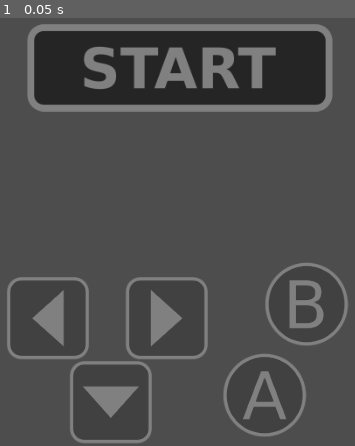
Above: before the commit, frame 1.
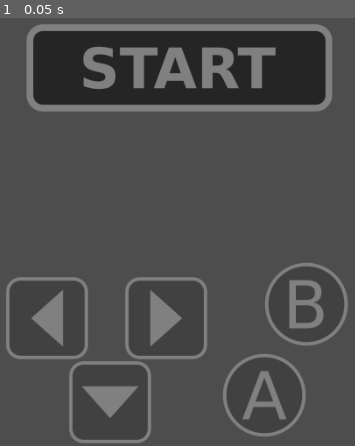
Above: after the commit, the same moment.

Repository: endy128/tetris2
Game: Godot game, scene res://board.tscn
The game is run twice, just before and just after one commit, with the same random seed, the same clock (stepped at 60 frames per second) and the same inputs.
Inputs:
- Up to frame 1 (0.05 s): no input

The runs differ from the first frame. In frame 1, 0.9% of the frame differs, in the area x 1-86%, y 2-99%.

Commit message:
add app icons

Diff:
--- a/board.gd
+++ b/board.gd
@@ -1,4 +1,6 @@
 extends Node2D
+
+signal board_ready
 
 const DEBUG = 0
 
@@ -93,8 +95,12 @@
 # intro switch
 var intro_old_state = false
 
+
 # Called when the node enters the scene tree for the first time.
 func _ready():
+	print("COL: ", + COLUMNS)
+	print("ROW: ", + ROWS)
+	board_ready.emit()
 	pass
 
 func game_over():
--- a/board.tscn
+++ b/board.tscn
@@ -98,4 +98,5 @@
 texture_normal = ExtResource("14_1c13p")
 shape = SubResource("RectangleShape2D_6nacf")
 
+[connection signal="board_ready" from="board" to="shape" method="_on_board_ready"]
 [connection signal="pressed" from="controls/start_button" to="board" method="_on_touch_screen_button_pressed"]
--- a/project.godot
+++ b/project.godot
@@ -19,8 +19,9 @@
 
 window/size/viewport_width=412
 window/size/viewport_height=914
-window/size/mode=3
-window/stretch/mode="canvas_items"
+window/stretch/mode="viewport"
+window/stretch/aspect="expand"
+window/stretch/scale_mode="integer"
 window/handheld/orientation=1
 
 [input]
Binary file added: app_icon/ios_1024x1024.png
Not shown, added: app_icon/ios_1024x1024.png.import
Binary file added: app_icon/ios_120x120.png
Not shown, added: app_icon/ios_120x120.png.import
Binary file added: app_icon/ios_152x152.png
Not shown, added: app_icon/ios_152x152.png.import
Binary file added: app_icon/ios_167x167.png
Not shown, added: app_icon/ios_167x167.png.import
Binary file added: app_icon/ios_180x180.png
Not shown, added: app_icon/ios_180x180.png.import
Binary file added: app_icon/ios_40x40.png
Not shown, added: app_icon/ios_40x40.png.import
(and 13 more such lines)
